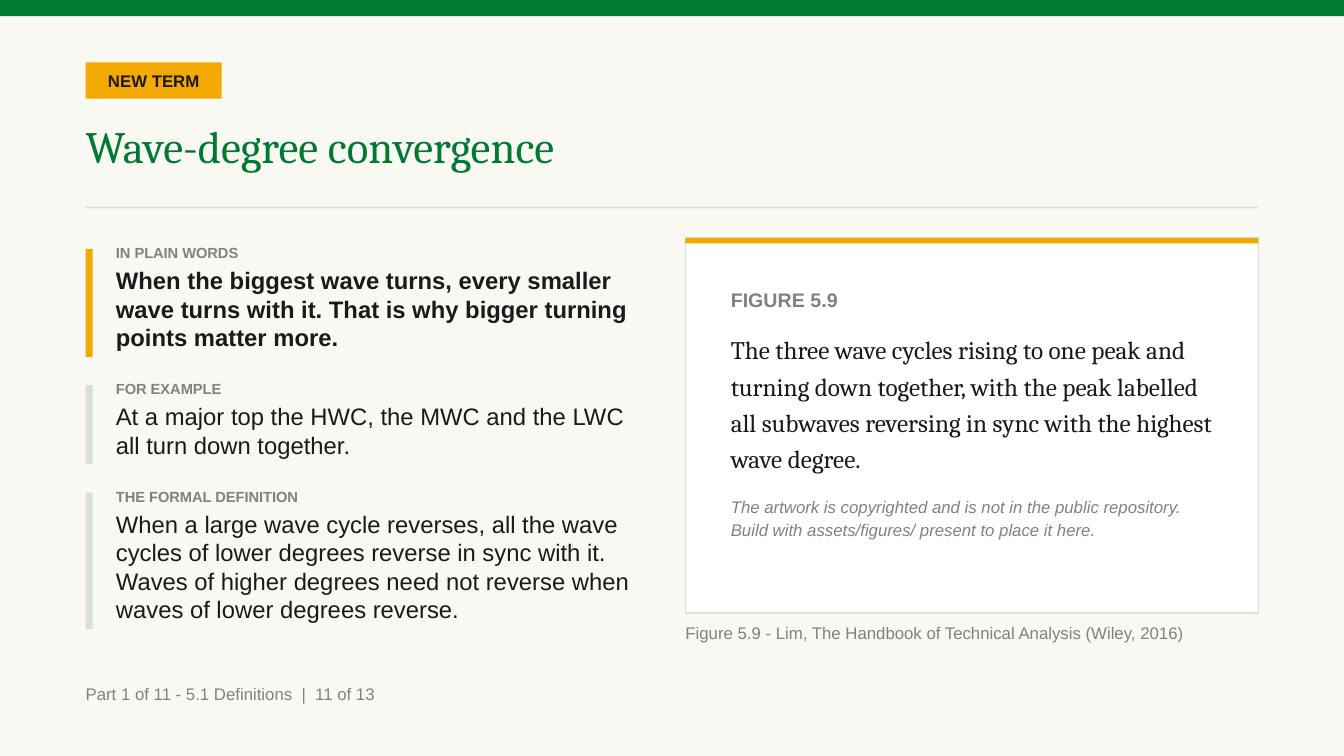
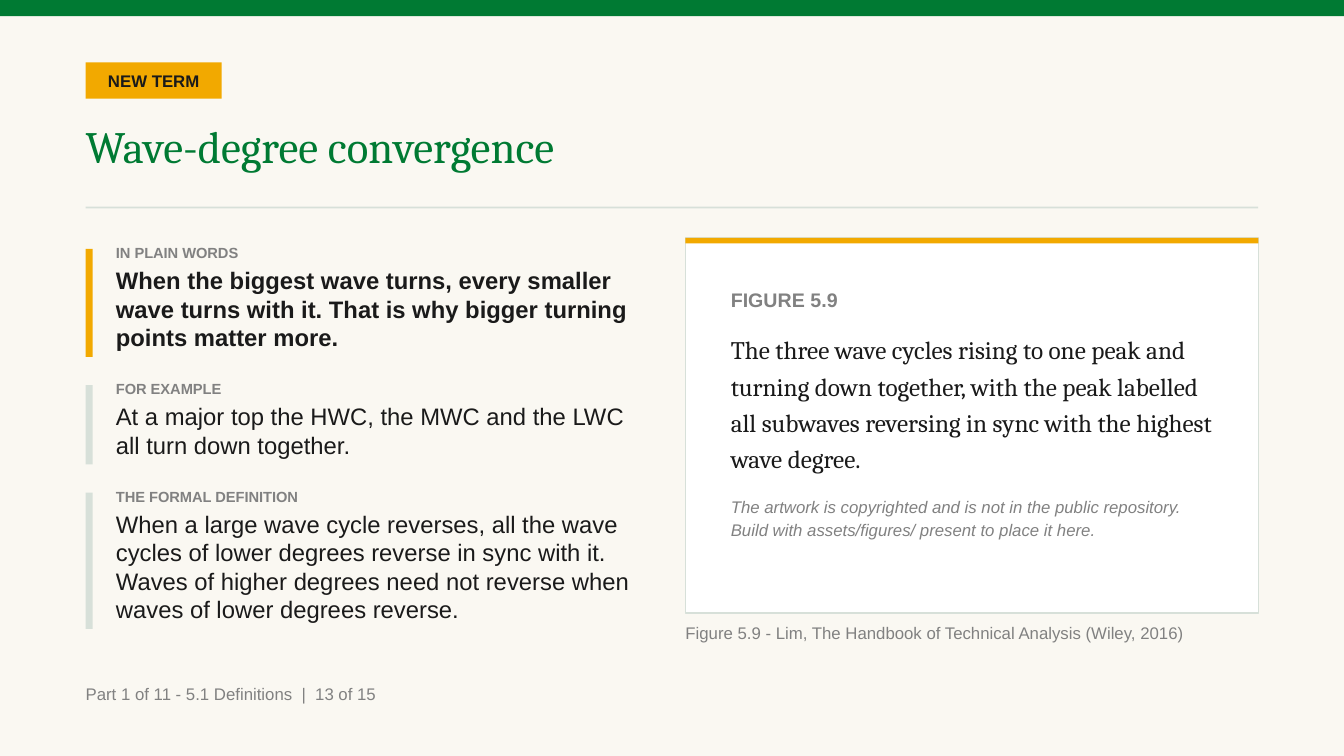
Before and after one commit to benjiesotelo-sudo/Telos_FIN1209, a slide deck: slide 20 of chapter-05/FIN1209-Chapter-05.pptx (slide 18 before the commit). Drawn at 1344x756 pixels with LibreOffice and Linux fonts; fonts in the diff are those of the drawing. Boxes give left, top, right and bottom in pixels: in the first picture for what was removed or moved away, otherwise in the second. Text is boxed around its words. In the diff, an @@ line names an element or a change of style, - is before the commit and + after.

```diff
--- a/chapter-05/FIN1209-Chapter-05.pptx
+++ b/chapter-05/FIN1209-Chapter-05.pptx
@@ text at [86,688,376,700]: text changed @@
-Part 1 of 11 - 5.1 Definitions | 11 of 13
+Part 1 of 11 - 5.1 Definitions | 13 of 15
```
Also in this commit, not shown: 12 other slides changed, 2 slides added, 7 other files.
